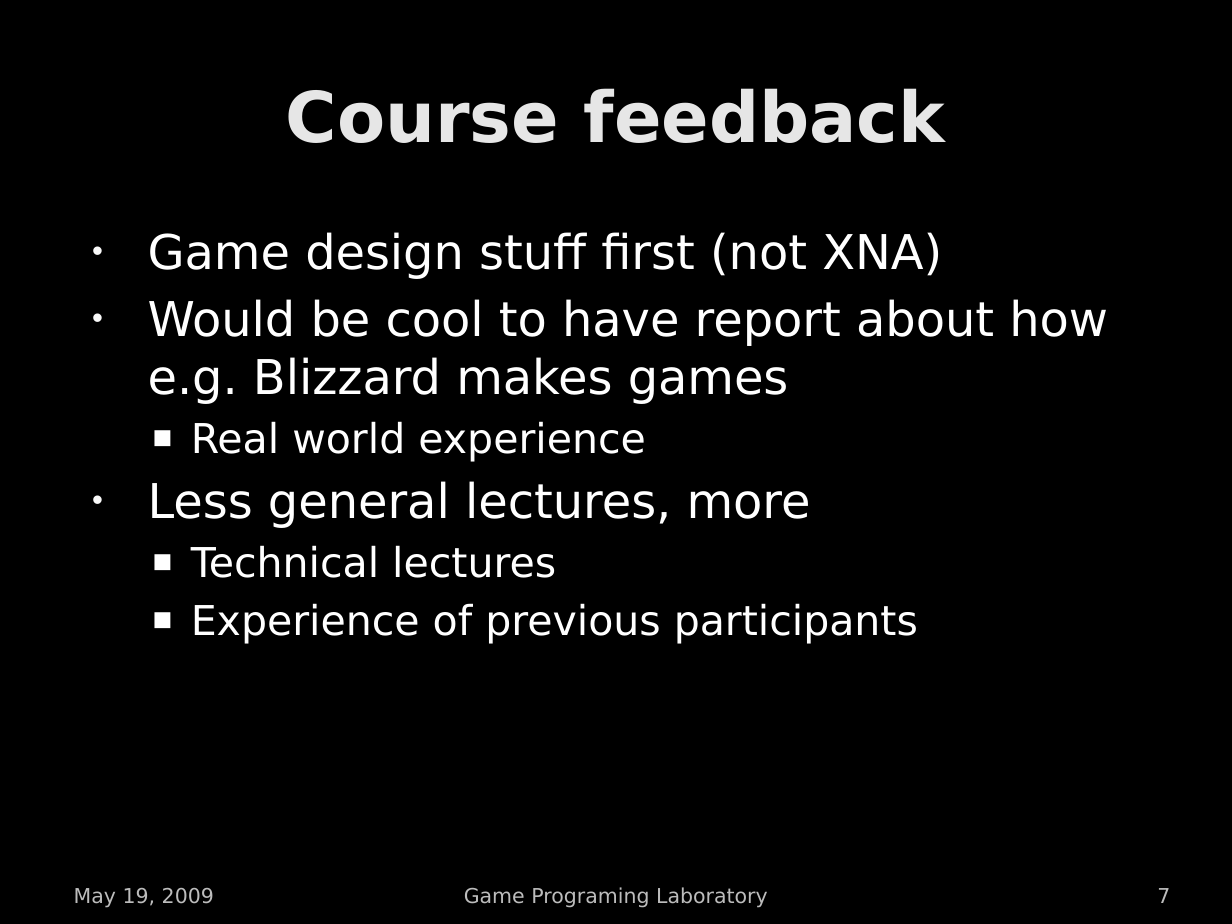
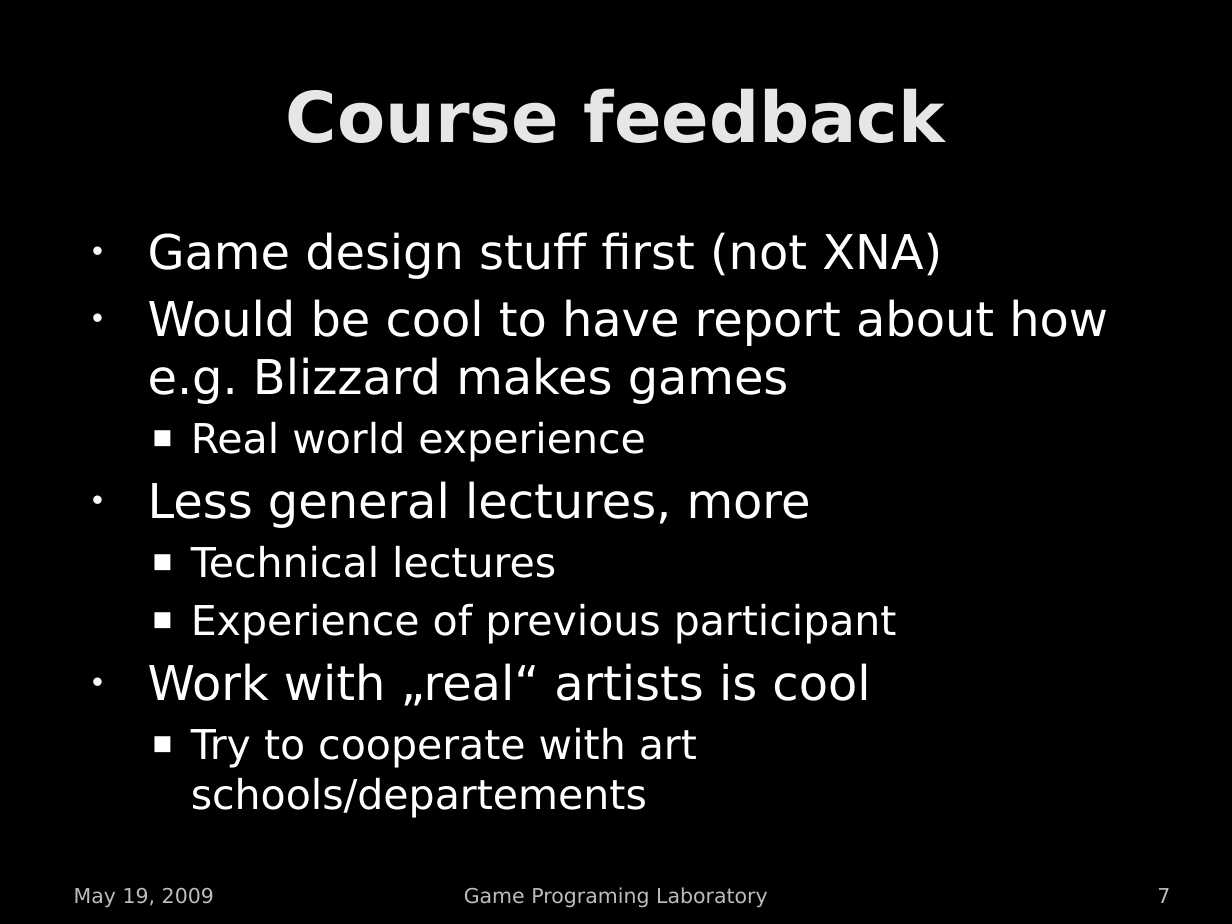
Before and after one commit to cfo82/Magmageddon, a slide deck: slide 7 of documentation/debriefing_presentation.pptx. Drawn at 1232x924 pixels with LibreOffice and Linux fonts; fonts in the diff are those of the drawing; background and template pictures are left out. Boxes give left, top, right and bottom in pixels: in the first picture for what was removed or moved away, otherwise in the second. Text is boxed around its words. In the diff, an @@ line names an element or a change of style, - is before the commit and + after.

```diff
--- a/documentation/debriefing_presentation.pptx
+++ b/documentation/debriefing_presentation.pptx
@@ text at (148,603,897,818): text changed @@
-  ■ Experience of previous participants
+  ■ Experience of previous participant
+• Work with „real“ artists is cool
+  ■ Try to cooperate with art schools/departements
```
Also in this commit, not shown: 4 other slides changed, 2 other files.
